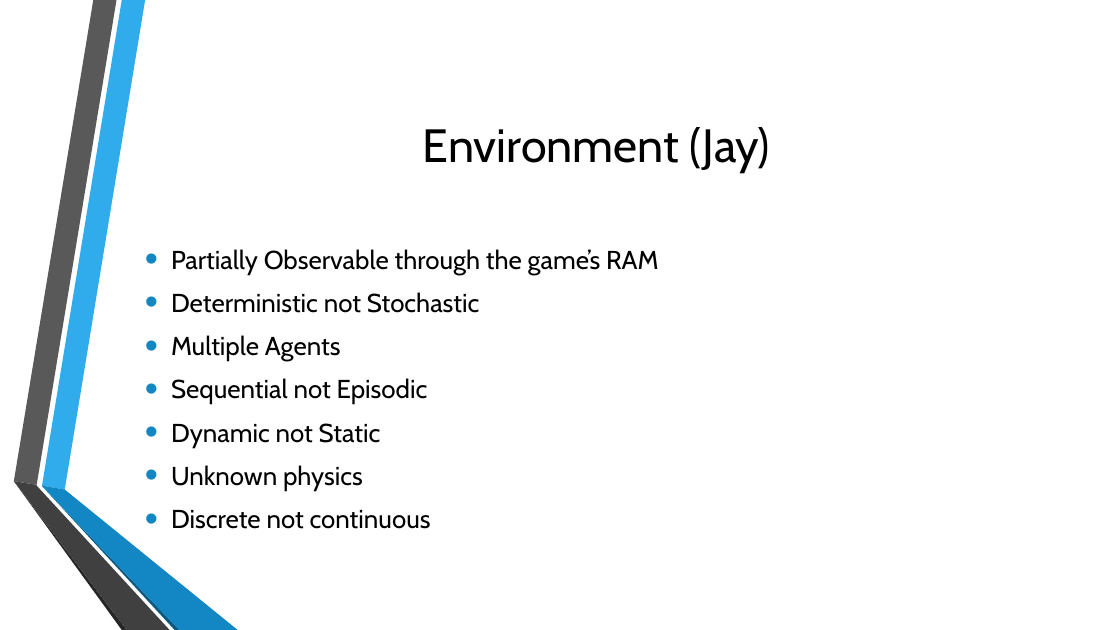
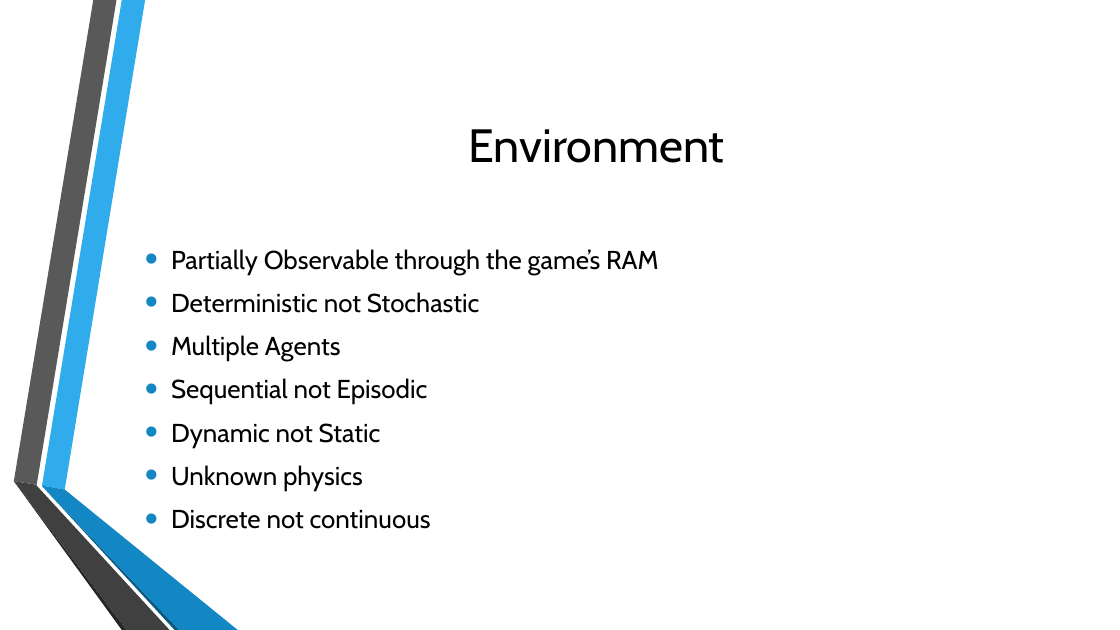
Before and after one commit to KeganMc/Super-Smash-Bros-Melee-AI, a slide deck: slide 6 of Documents/ProjectPresentation.pptx. Drawn at 1120x630 pixels with LibreOffice and Linux fonts; fonts in the diff are those of the drawing; background and template pictures are left out. Boxes give left, top, right and bottom in pixels: in the first picture for what was removed or moved away, otherwise in the second. Text is boxed around its words. In the diff, an @@ line names an element or a change of style, - is before the commit and + after.

```diff
--- a/Documents/ProjectPresentation.pptx
+++ b/Documents/ProjectPresentation.pptx
@@ title at [469,129,725,163]: text changed @@
-Environment (Jay)
+Environment
```
Also in this commit, not shown: 2 other slides changed.
